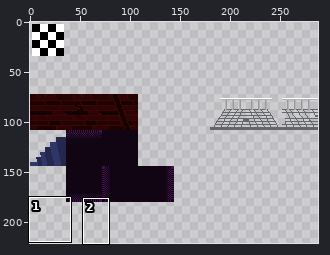
Two versions of one sprite sheet, prjVenomBite/tilesets/buildingTiles/output_tileset.png. The first picture is a wide view before the edit; the outline marks the close-up.
Close-up. Before the edit:
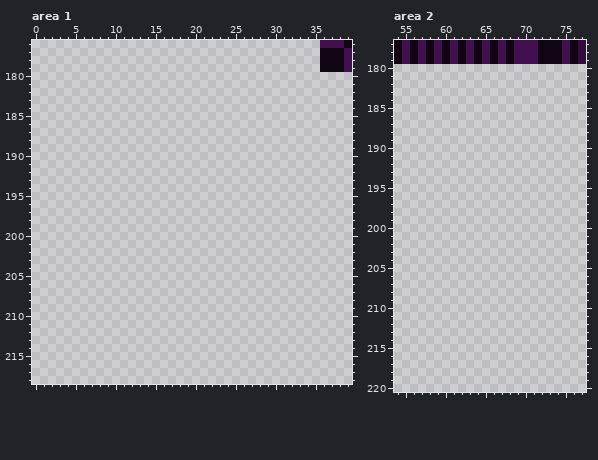
The file is 288x288 pixels. Colours within 5 levels of each other are drawn and written as one. Shown: area 1: x 0..39, y 176..218; area 2: x 54..77, y 177..220. The wide view leaves out empty margins. The commit also changed other parts of the picture, which this record leaves out.
New version:
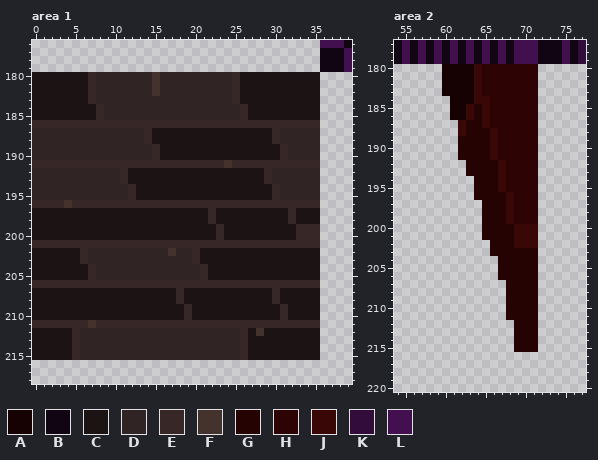
Palette (. is transparent): A #160202  B #110514  C #1c1414  D #302424  E #382727  F #44332d  G #260303  H #2d0303  J #3a0707  K #320c3a  L #43104f
The exact change:
Changed rows in their new state; - is an unchanged pixel.
Area 1:
first column x 0:
180 CCCCCCCEDDDDDDDFDDDDDDDDDECCCCCCCCCC
181 CCCCCCCEDDDDDDDFDDDDDDDDDECCCCCCCCCC
182 CCCCCCCEDDDDDDDFDDDDDDDDDECCCCCCCCCC
183 CCCCCCCEDDDDDDDDDDDDDDDDDECCCCCCCCCC
184 CCCCCCCCEDDDDDDDDDDDDDDDDDECCCCCCCCC
185 CCCCCCCCEDDDDDDDDDDDDDDDDDECCCCCCCCC
186 EEEEEEEEEEEEEEEEEEEEEEEEEEEEEEEEEEEE
187 DDDDDDDDDDDDDDECCCCCCCCCCCCCCCEDDDDD
188 DDDDDDDDDDDDDDECCCCCCCCCCCCCCCEDDDDD
189 DDDDDDDDDDDDDDDECCCCCCCCCCCCCCCEDDDD
190 DDDDDDDDDDDDDDDECCCCCCCCCCCCCCCEDDDD
191 EEEEEEEEEEEEEEEEEEEEEEEEFEEEEEEEEEEE
192 DDDDDDDDDDDECCCCCCCCCCCCCCCCCEDDDDDD
193 DDDDDDDDDDDECCCCCCCCCCCCCCCCCEDDDDDD
194 DDDDDDDDDDDDECCCCCCCCCCCCCCCCCEDDDDD
195 DDDDDDDDDDDDECCCCCCCCCCCCCCCCCEDDDDD
196 EEEEFEEEEEEEEEEEEEEEEEEEEEEEEEEEEEEE
197 CCCCCCCCCCCCCCCCCCCCCCECCCCCCCCCECCC
198 CCCCCCCCCCCCCCCCCCCCCCECCCCCCCCCECCC
199 CCCCCCCCCCCCCCCCCCCCCCCECCCCCCCCCEEE
200 CCCCCCCCCCCCCCCCCCCCCCCECCCCCCCCCEEE
201 EEEEEEEEEEEEEEEEEEEEEEEEEEEEEEEEEEEE
202 CCCCCCEDDDDDDDDDDFDDECCCCCCCCCCCCCCC
203 CCCCCCEDDDDDDDDDDDDDECCCCCCCCCCCCCCC
204 CCCCCCCEDDDDDDDDDDDDDECCCCCCCCCCCCCC
205 CCCCCCCEDDDDDDDDDDDDDECCCCCCCCCCCCCC
206 EEEEEEEEEEEEEEEEEEEEEEEEEEEEEEEEEEEE
207 CCCCCCCCCCCCCCCCCCECCCCCCCCCCCECCCCC
208 CCCCCCCCCCCCCCCCCCECCCCCCCCCCCECCCCC
209 CCCCCCCCCCCCCCCCCCCECCCCCCCCCCCECCCC
210 CCCCCCCCCCCCCCCCCCCECCCCCCCCCCCECCCC
211 EEEEEEEFEEEEEEEEEEEEEEEEEEEEEEEEEEEE
212 CCCCCEDDDDDDDDDDDDDDDDDDDDECFCCCCCCC
213 CCCCCEDDDDDDDDDDDDDDDDDDDDECCCCCCCCC
214 CCCCCEDDDDDDDDDDDDDDDDDDDDECCCCCCCCC
215 CCCCCEDDDDDDDDDDDDDDDDDDDDECCCCCCCCC
Area 2:
first column x 60:
180 AAAAJHHHHHHH
181 AAAAJHHHHHHH
182 AAAAJHHHHHHH
183 AAAAJHHHHHHH
184 -AAAJJHHHHHH
185 -AAJGJHHHHHH
186 -AAJGJHHHHHH
187 --JGGJHHHHHH
188 --JGGGJHHHHH
189 --GGGGJHHHHH
190 --GGGGJHHHHH
191 --GGGGJHHHHH
192 ---GGGGJHHHH
193 ---GGGGJHHHH
194 ----GGGJHHHH
195 ----GGGJHHHH
196 ----GGGGJHHH
197 -----GGGJHHH
198 -----GGGJHHH
199 -----GGGJHHH
200 -----GGGGJJJ
201 -----GGGGJJJ
202 ------GGGJJJ
203 ------GGGGGG
204 -------GGGGG
205 -------GGGGG
206 -------GGGGG
207 --------GGGG
208 --------GGGG
209 --------GGGG
210 --------GGGG
211 --------GGGG
212 ---------GGG
213 ---------GGG
214 ---------GGG
215 ---------GGG
Pixel boxes of the changes (left, top, right, bottom) in both close-ups:
added: (32, 72, 320, 360)
added: (442, 64, 538, 352)
